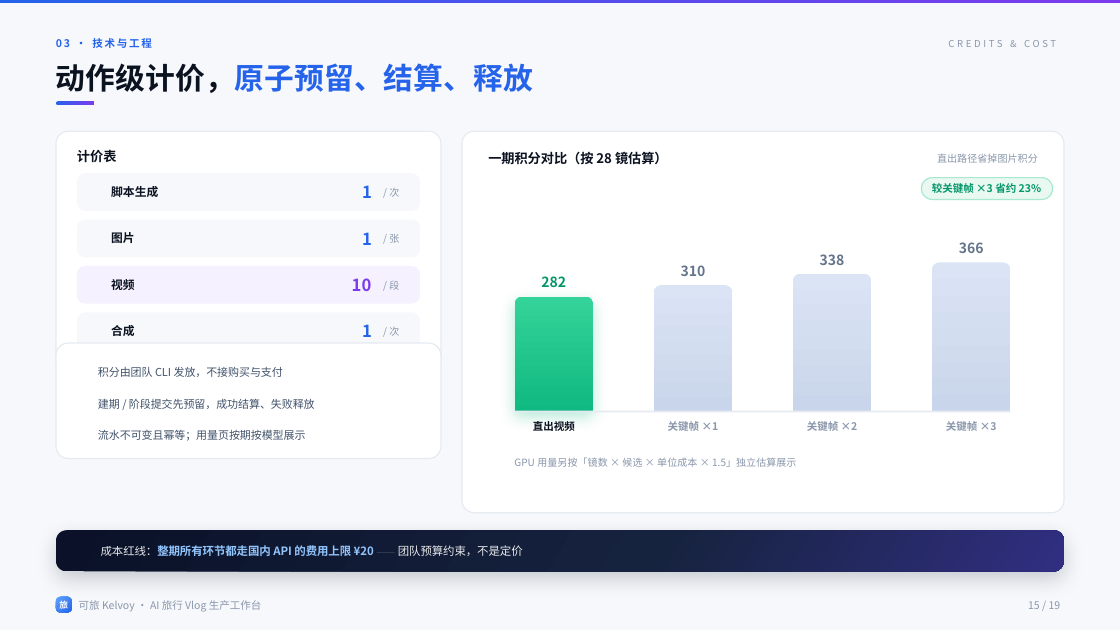
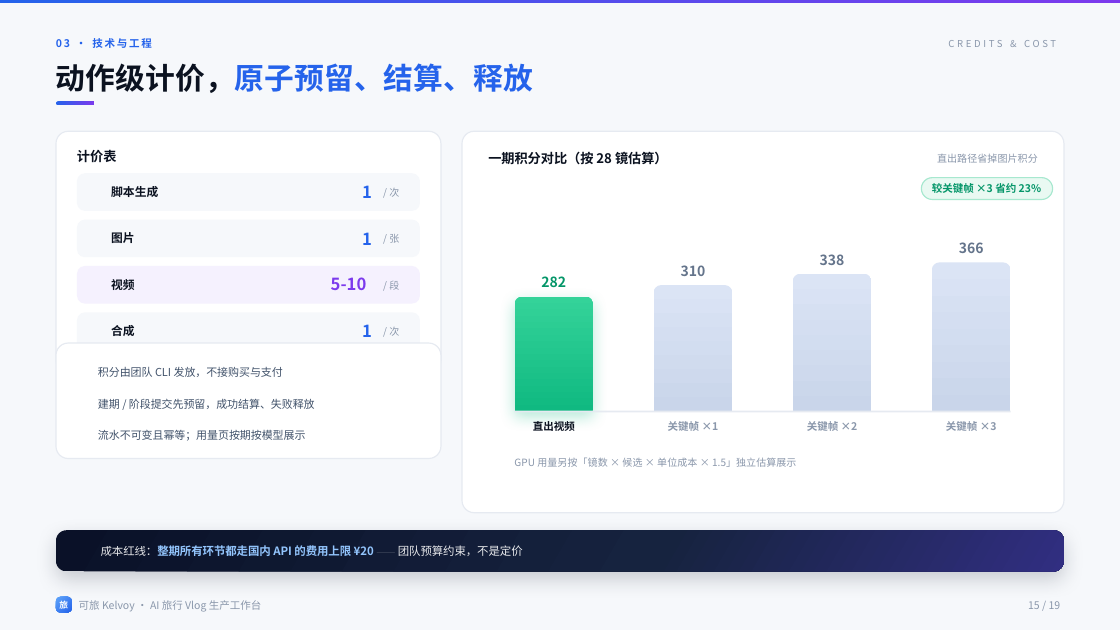
Before and after one commit to zhanghui-china/Kelvoy, a slide deck: slide 15 of docs/demo/Kelvoy可旅_DEMO-V0.3.pptx. Drawn at 1120x630 pixels with LibreOffice and Linux fonts; fonts in the diff are those of the drawing; background and template pictures are left out. Boxes give left, top, right and bottom in pixels: in the first picture for what was removed or moved away, otherwise in the second. Text is boxed around its words. In the diff, an @@ line names an element or a change of style, - is before the commit and + after.

```diff
--- a/docs/demo/Kelvoy可旅_DEMO-V0.3.pptx
+++ b/docs/demo/Kelvoy可旅_DEMO-V0.3.pptx
@@ text at (331,277,367,290): text changed @@
-10
+5-10
```
Also in this commit, not shown: 7 other slides changed, 4 other files.
